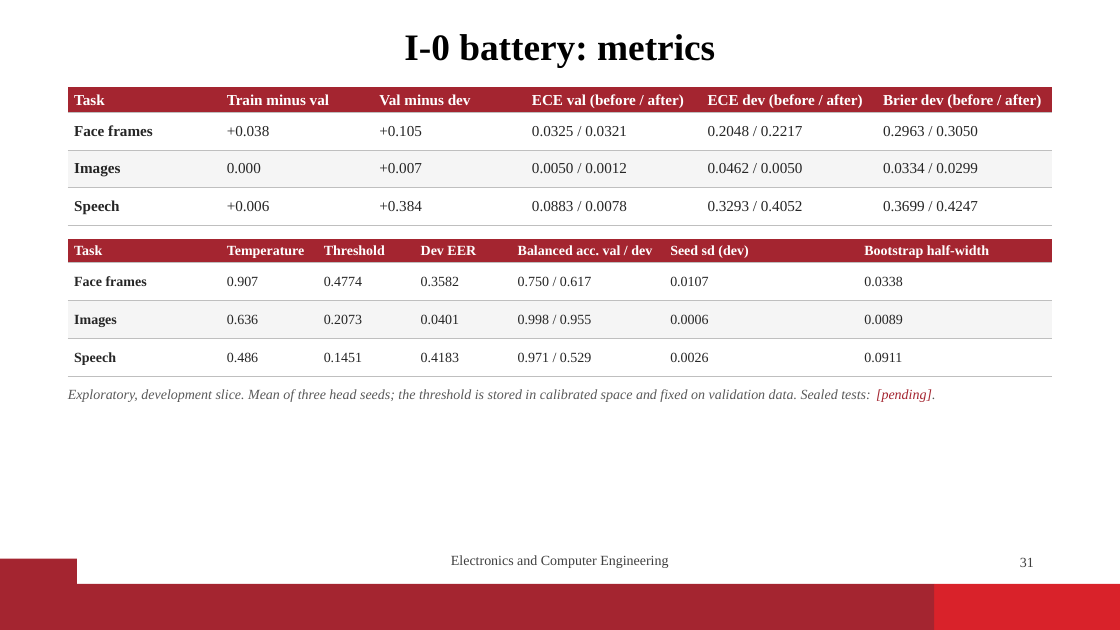
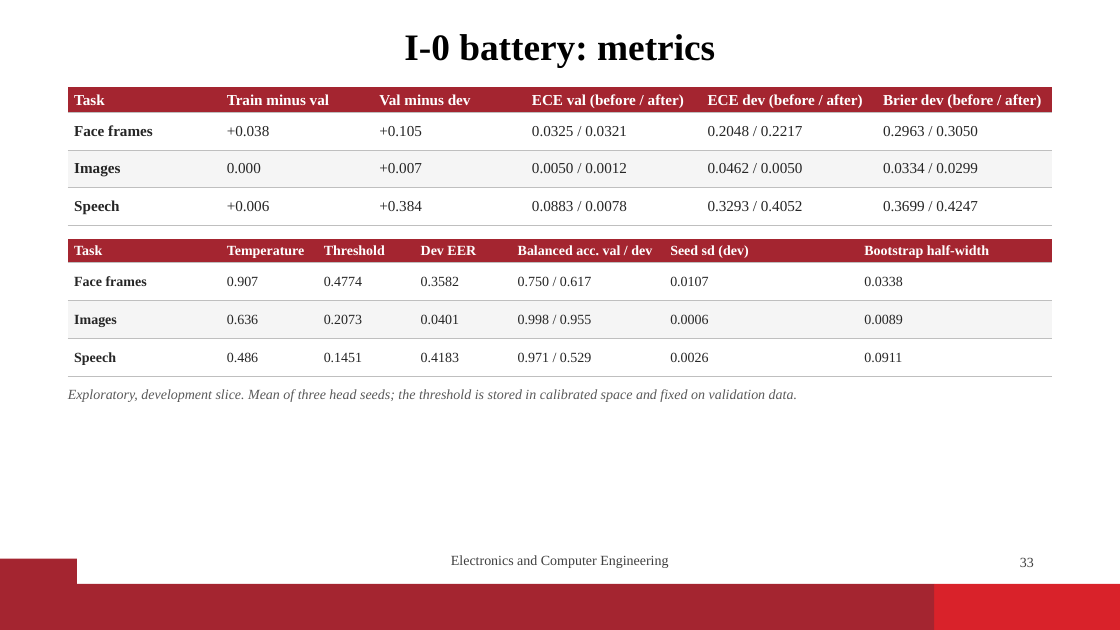
Before and after one commit to vaibhavshiroorkar/deepfake-detection, a slide deck: slide 33 of slides/DeepFake_Detection_Presentation.pptx (slide 31 before the commit). Drawn at 1120x630 pixels with LibreOffice and Linux fonts; fonts in the diff are those of the drawing; background and template pictures are left out. Boxes give left, top, right and bottom in pixels: in the first picture for what was removed or moved away, otherwise in the second. Text is boxed around its words. In the diff, an @@ line names an element or a change of style, - is before the commit and + after.

Commit message:
paper,report,slides: sealed results (T1 to T3, staircase, LAV-DF), pending cells filled; ladder figure I-8 row

```diff
--- a/slides/DeepFake_Detection_Presentation.pptx
+++ b/slides/DeepFake_Detection_Presentation.pptx
@@ text at box(68, 389, 797, 402): text changed @@
-Exploratory, development slice. Mean of three head seeds; the threshold is stored in calibrated space and fixed on validation data. Sealed tests: [pending].
+Exploratory, development slice. Mean of three head seeds; the threshold is stored in calibrated space and fixed on validation data.
@@ page number at box(1020, 557, 1034, 567): text changed @@
-31
+33
```
Also in this commit, not shown: 13 other slides changed, 3 slides added, 17 other files.
